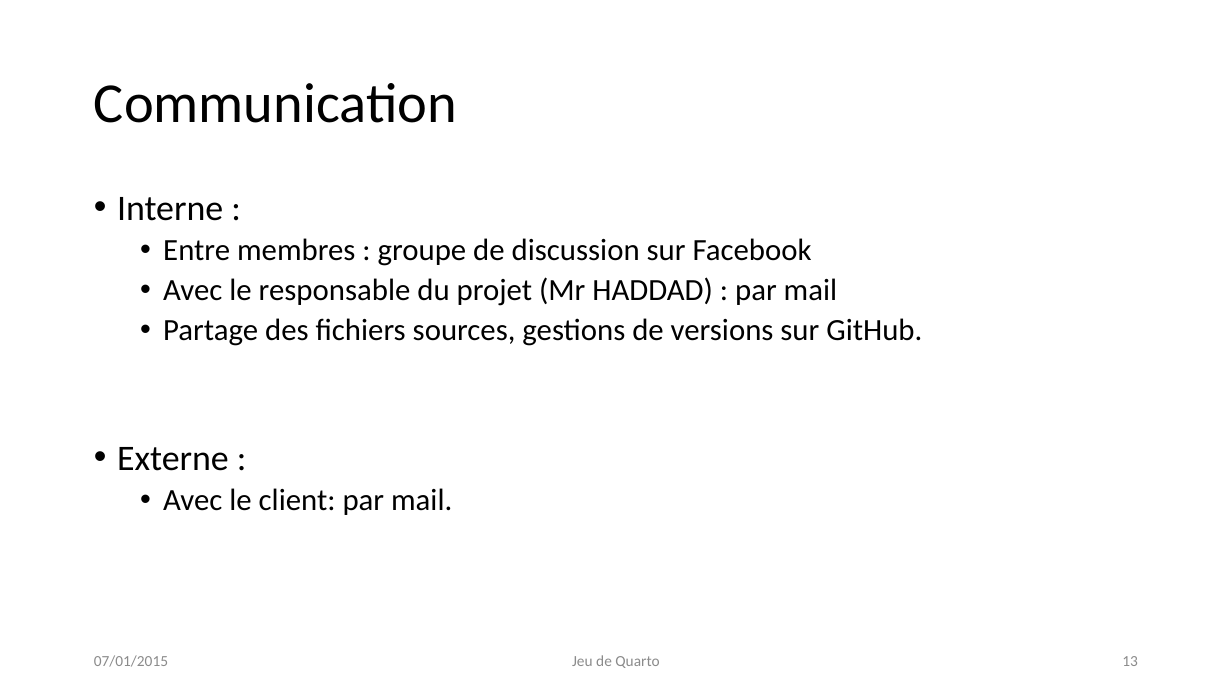
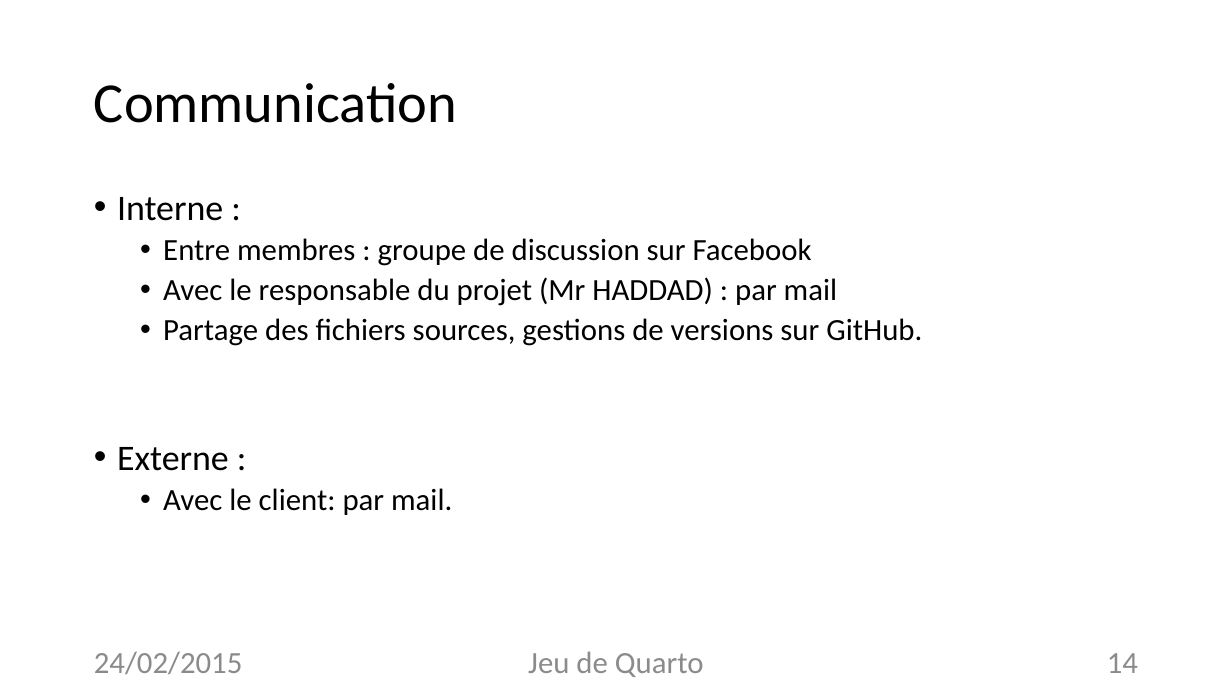
Before and after one commit to Quarto-Projet/Quarto, a slide deck: slide 14 of Diapo-&-co/150224 P4 Info 1.pptx (slide 13 before the commit). Drawn at 1232x693 pixels with LibreOffice and Linux fonts; fonts in the diff are those of the drawing. Boxes give left, top, right and bottom in pixels: in the first picture for what was removed or moved away, otherwise in the second. Text is boxed around its words. In the diff, an @@ line names an element or a change of style, - is before the commit and + after.

```diff
--- a/Diapo-&-co/150224 P4 Info 1.pptx
+++ b/Diapo-&-co/150224 P4 Info 1.pptx
@@ text at (94, 651, 243, 674): text changed; size 12 to 24 pt @@
-07/01/2015
+24/02/2015
@@ text "Jeu de Quarto" at (528, 651, 704, 677): size 12 to 24 pt @@
@@ page number at (1107, 653, 1138, 673): text changed; size 12 to 24 pt @@
-13
+14
```
Also in this commit, not shown: 13 other slides changed, 1 slide added.
